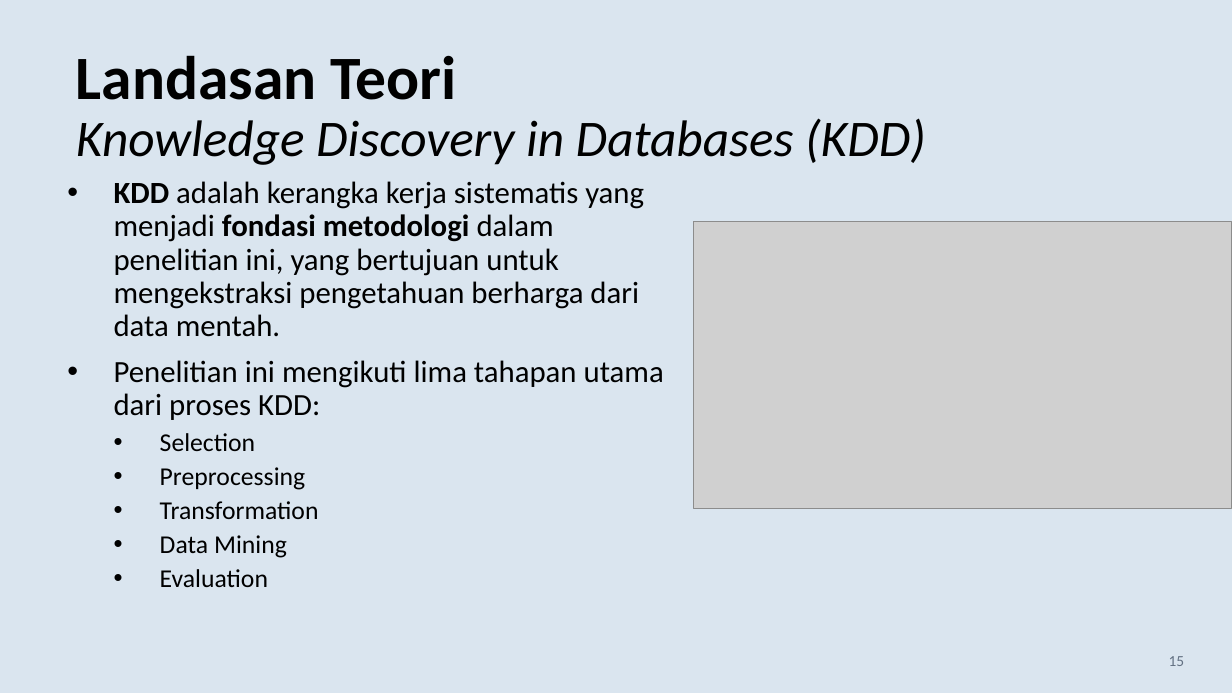
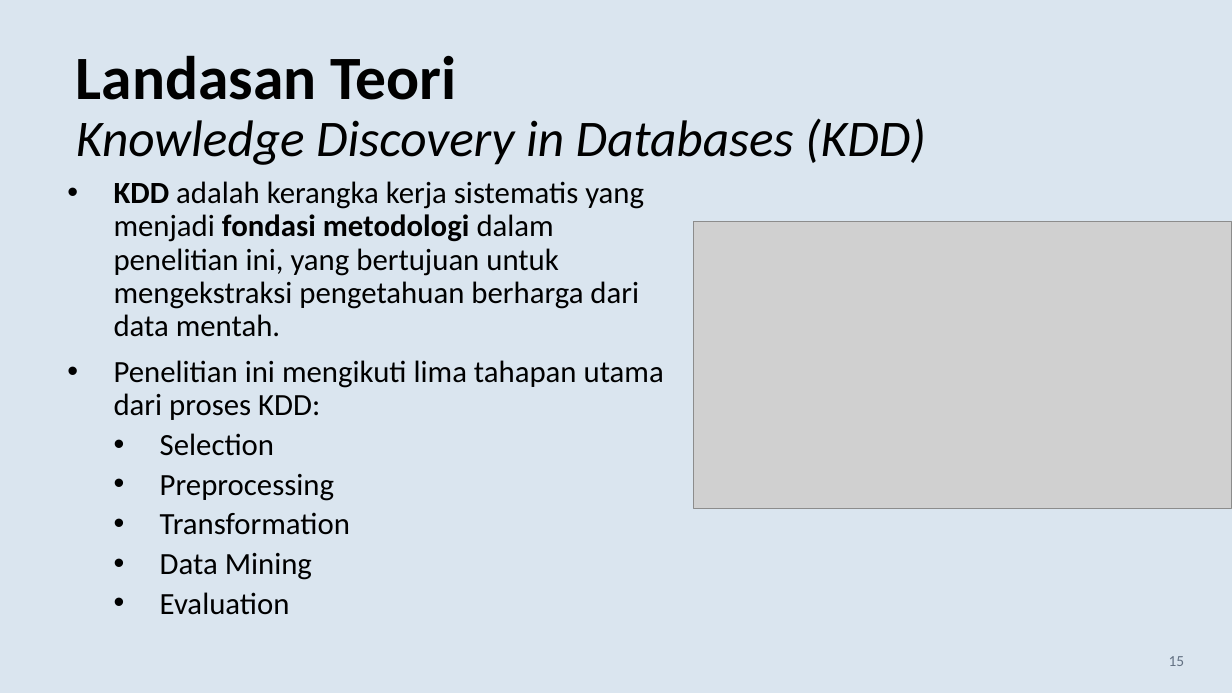
Before and after one commit to fadhilra101/skripsi, a slide deck: slide 15 of ppt/PPT SEMHAS.pptx. Drawn at 1232x693 pixels with LibreOffice and Linux fonts; fonts in the diff are those of the drawing; grey boxes stand for pictures. Boxes give left, top, right and bottom in pixels: in the first picture for what was removed or moved away, otherwise in the second. Text is boxed around its words. In the diff, an @@ line names an element or a change of style, - is before the commit and + after.

```diff
--- a/ppt/PPT SEMHAS.pptx
+++ b/ppt/PPT SEMHAS.pptx
@@ text at [160, 433, 350, 615]: size 20 to 24 pt in "Selection", "Preprocessing", "Transformation", "Data Mining" and 1 more places @@
```
Also in this commit, not shown: 5 other slides changed, 1 slide added, 6 other files.
